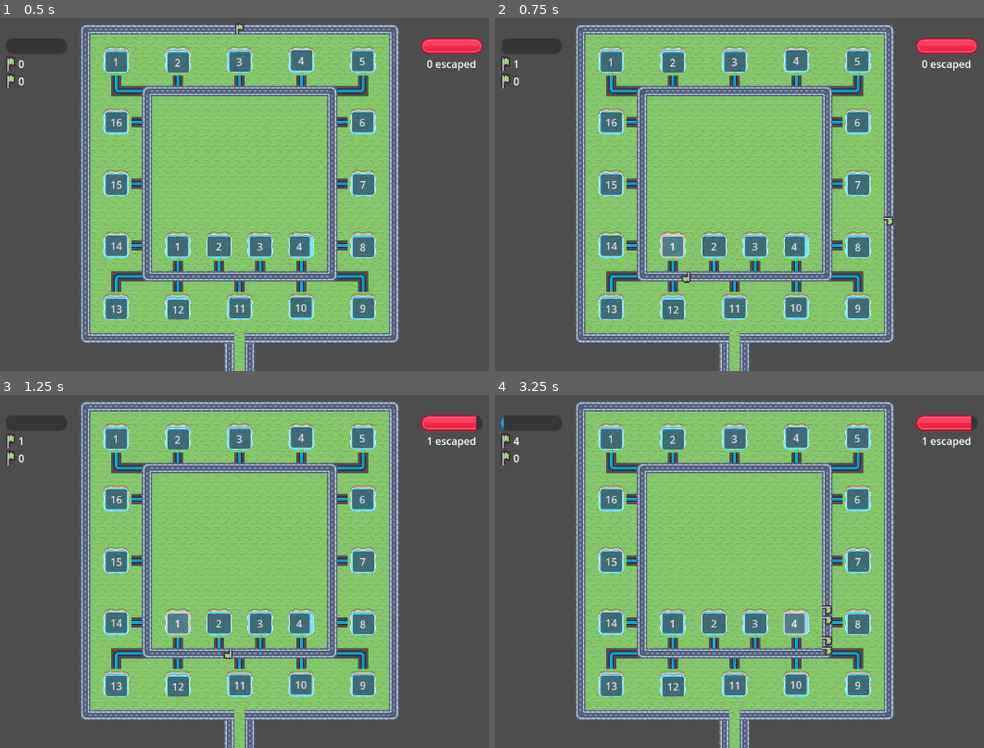
Above: before the commit, frames 1-4 (two rows, left to right).
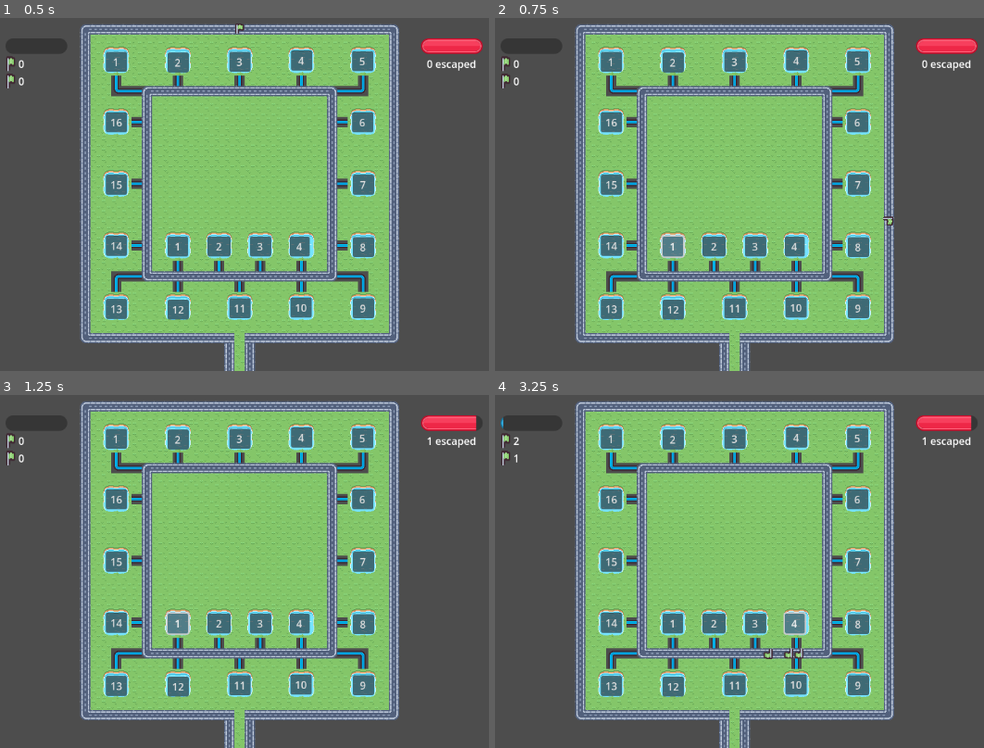
Above: after the commit, the same moments.

Repository: Jelleas/gmtk-2025
Game: Godot game, scene res://main_level.tscn
Same seed, same stepped clock (60 frames per second), same inputs: the game is played once before the commit and once after it.
Inputs:
- Up to frame 1 (0.5 s): no input
- Up to frame 2 (0.75 s): click "1" at 0.5 s
- Up to frame 3 (1.25 s): no input
- Up to frame 4 (3.25 s): click "2" at 1.25 s; click "3" at 2 s; click "4" at 2.75 s

Frame 1 is identical in both runs. In frame 2, less than 0.1% of the frame differs, in the area x 1-41%, y 7-76%; in frame 3, less than 0.1%; in frame 4, 0.4%, in the area x 1-69%, y 6-75%.

Commit message:
add speed increase to totems

Diff:
--- a/main_level.tscn
+++ b/main_level.tscn
@@ -16,7 +16,7 @@
 [ext_resource type="Texture2D" uid="uid://dfj26ibwe2waf" path="res://tile_0035.png" id="13_xqiim"]
 [ext_resource type="Script" uid="uid://ch56vgnhbb8nu" path="res://ui/resource_tracker/frog_counter.gd" id="14_htena"]
 [ext_resource type="Script" uid="uid://bcit1i2pbruel" path="res://ui/monster_tracker/monster_tracker.gd" id="15_52es0"]
-[ext_resource type="Texture2D" uid="uid://d3byg07av648o" path="res://kenney_ui-pack-space-expansion/Vector/Extra/bar_shadow_round_large.svg" id="15_ah7fh"]
+[ext_resource type="Texture2D" uid="uid://d3byg07av648o" path="res://assets/Vector/bar_shadow_round_large.svg" id="15_ah7fh"]
 [ext_resource type="Texture2D" uid="uid://rp25y0uy05fv" path="res://assets/Vector/Red/bar_round_gloss_large.svg" id="16_x2wht"]
 [ext_resource type="Script" uid="uid://cixtlw5yw2iu" path="res://ui/monster_tracker/health_bar.gd" id="17_x2wht"]
 [ext_resource type="Script" uid="uid://bx8mgqkfs0pv3" path="res://ui/monster_tracker/monster_counter.gd" id="19_08fmi"]
--- a/totem/totem.gd
+++ b/totem/totem.gd
@@ -5,11 +5,12 @@
 @export var start: int
 @export var end: int
 @export var resource_manager: Path2D
-@export var internal_timer: float = 5.0
+@export var internal_timer: float = 10.0
 
 var actions: Array = []
 var needed_resources:Array = []
 var created_resources:Array = []
+var modifiers: Array = []
 
 func init(resource_man: Path2D, resource: Res.Type, start_index: int, end_index: int):
 	resource_manager = resource_man
@@ -20,31 +21,20 @@
 
 func _ready() -> void:
 	$Timer.timeout.connect(_on_timer_timeout)
-
-func set_internal_timer_length(timer: float):
-	internal_timer = timer
+	produce()
 
 func startTimer():
 	$Timer.wait_time = internal_timer
 	$Timer.start()
 
 func _process(delta: float) -> void:
-	var canProduce = true
-	for resource in needed_resources:
-		if(resource[1] == false):
-			canProduce == false
-
-	if(canProduce && $Timer.is_stopped()):
-		startTimer()
-		produce()
-
 	if(needed_resources.size() > 0):
 		retrieve()
-
 	deposit()
 
 func _on_timer_timeout():
 	produce()
+	startTimer()
 
 func retrieve():
 	for i in range(0, needed_resources.size()):
@@ -64,7 +54,10 @@
 func create(resource: Res.Type):
 	created_resources.append(resource)
 
-func add_upgrade():
+func upgrade_speed():
+	internal_timer = internal_timer * 0.8
+
+func add_two_to_one():
 	needed_resources.append([Res.Type.WOOD, true])
 	needed_resources.append([Res.Type.WOOD, true])
 	actions.append(func() -> void: two_to_one())
@@ -76,5 +69,11 @@
 		needed_resources[1][1] = true
 
 func produce():
-	for action in actions:
-		action.call()
+	var can_produce = true
+	for resource in needed_resources:
+		if(resource[1] == false):
+			can_produce == false
+
+	if(can_produce):
+		for action in actions:
+			action.call()
--- a/totem/totem.tscn
+++ b/totem/totem.tscn
@@ -6,3 +6,5 @@
 script = ExtResource("1_758mn")
 
 [node name="Timer" type="Timer" parent="."]
+one_shot = true
+autostart = true
--- a/ui/create_consumer.gd
+++ b/ui/create_consumer.gd
@@ -4,6 +4,8 @@
 var resource_manager: Path2D
 var start: int
 var end: int
+var is_created: bool = false
+var totem
 
 func init(res_man: Path2D, totem: PackedScene, position_x: int, position_y: int):
 	resource_manager = res_man
@@ -11,10 +13,17 @@
 	start = position_x
 	end = position_y
 
+
 func _pressed() -> void:
-	var totem = totem_scene.instantiate()
+	if (!is_created):
+		create_totem()
+	else:
+		totem.add_two_to_one()
+
+func create_totem() -> void:
+	totem = totem_scene.instantiate()
 	add_child(totem)
 
 	# init resource script
 	totem.init(resource_manager, -1, start, end)
-	totem.add_upgrade()
+	is_created = true
--- a/ui/create_producer.gd
+++ b/ui/create_producer.gd
@@ -5,16 +5,27 @@
 
 var start: int
 var end: int
+var resource: Res.Type
 
-func init(res_man: Path2D, totem: PackedScene, position_x: int, position_y: int):
+var is_created = false
+var totem
+
+func init(res_man: Path2D, totem: PackedScene, resource_type: Res.Type, position_x: int, position_y: int):
 	resource_manager = res_man
 	totem_scene = totem
 	start = position_x
 	end = position_y
+	resource = resource_type
 
 func _pressed() -> void:
-	var totem = totem_scene.instantiate()
+	if (!is_created):
+		create_totem()
+	else:
+		totem.upgrade_speed()
+
+func create_totem():
+	is_created = true
+	totem = totem_scene.instantiate()
 	add_child(totem)
 
-	# init resource script
-	totem.init(resource_manager, Res.Type.WOOD, start, end)
+	totem.init(resource_manager, resource, start, end)
--- a/ui/totem_interface.gd
+++ b/ui/totem_interface.gd
@@ -4,10 +4,10 @@
 @export var totem_scene: PackedScene
 
 func _ready() -> void:
-	$CreateProducers/CreateProducer1.init(resource_manager, totem_scene, 51, 52)
-	$CreateProducers/CreateProducer2.init(resource_manager, totem_scene, 47, 48)
-	$CreateProducers/CreateProducer3.init(resource_manager, totem_scene, 43, 44)
-	$CreateProducers/CreateProducer4.init(resource_manager, totem_scene, 39, 40)
+	$CreateProducers/CreateProducer1.init(resource_manager, totem_scene, Res.Type.WOOD, 51, 52)
+	$CreateProducers/CreateProducer2.init(resource_manager, totem_scene, Res.Type.WOOD, 47, 48)
+	$CreateProducers/CreateProducer3.init(resource_manager, totem_scene, Res.Type.FROG, 43, 44)
+	$CreateProducers/CreateProducer4.init(resource_manager, totem_scene, Res.Type.FROG, 39, 40)
 
 	$CreateConsumers/CreateConsumer1.init(resource_manager, totem_scene, 0, 1)
 	$CreateConsumers/CreateConsumer2.init(resource_manager, totem_scene, 3, 4)
